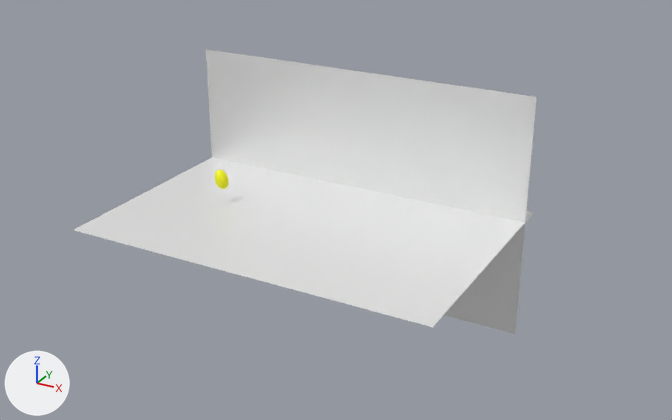
The Blender file animacionBola.blend, before and after one commit.
One viewpoint serves both versions: a 50 mm lens placed at (25.5, -42.9, 22.6), pointed at (1.7, 0.4, 0.9). The lights are fixed; the arrows at lower left show +X, +Y and +Z.
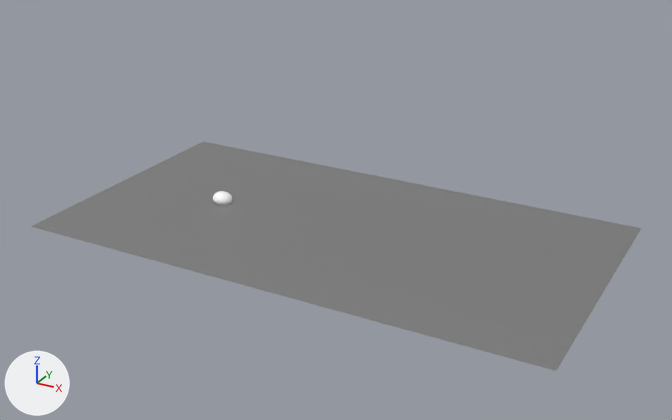
What differs and where, as boxes (x1, y1, x2, y2) in the pictures (672 x 420 px):
'Plane', recoloured, moved, rescaled (white to grey, 33% wider, 35% taller): before (74, 158, 534, 327); after (31, 142, 641, 371)
'Plane.002', hidden: before (206, 49, 537, 334)
'Sphere', recoloured: (213, 170, 232, 205) in both

The change, as a diff of the scene's bpy script:
```diff
--- a/animacionBola.blend.py
+++ b/animacionBola.blend.py
@@ mat_material_001 @@
 mat_material_001 = principled_material('Material.001')
-mat_material_001.base_color = (1.0, 1.0, 0.0)  # yellow #ffff00
+mat_material_001.base_color = (1.0, 1.0, 1.0)  # white #ffffff
 mat_material_001.emission_color = (1.0, 1.0, 0.0)  # yellow #ffff00
@@ mat_material_002 @@
+mat_material_002 = principled_material('Material.002')
+mat_material_002.base_color = (0.393, 0.393, 0.393)  # grey #a8a8a8
+mat_material_002.metallic = 0.836
+mat_material_002.ior = 1.45
+mat_material_002.transmission_weight = 0.0136
@@ me_plane @@
 me_plane.from_pydata(...)  # 4 vertices, 1 face; spans x -1.0..1.0, y -1.0..1.0, z 0.0
-me_plane.materials.append(mat_material_003)  # white #ffffff
+me_plane.materials.append(mat_material_002)  # grey #a8a8a8
@@ me_plane_002 @@
 me_plane_002.from_pydata(...)  # 4 vertices, 1 face; spans x -1.0..1.0, y -1.0..1.0, z 0.0
-me_plane_002.materials.append(mat_material_003)  # white #ffffff
+me_plane_002.materials.append(mat_material_002)  # grey #a8a8a8
@@ ob_sphere @@
 ob_sphere.scale = (0.398, 0.402, 0.622)
+_m = ob_sphere.modifiers.new('Decimate', 'DECIMATE')
+_m.ratio = 0.0942
@@ ob_plane @@
 ob_plane = bpy.data.objects.new('Plane', me_plane)
-ob_plane.location = (0.0, 0.0, 0.0)
-ob_plane.scale = (11.2, 7.6, 7.6)
+ob_plane.location = (1.83, 0.0, 0.0)
+ob_plane.scale = (15.5, 8.41, 8.41)
@@ ob_plane_002 @@
 ob_plane_002.rotation_euler = (1.571, 0.0, 0.0)  # degrees (90, 0, 0)
-ob_plane_002.scale = (11.2, 7.6, 7.6)
+ob_plane_002.scale = (13.5, 9.15, 9.15)
+ob_plane_002.hide_render = True
```
